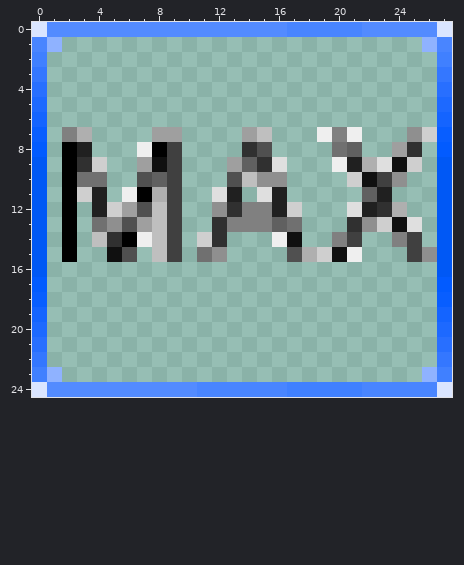
Pixel-art sprite: trunk/sources/modules/client/tools/dataprocesstool/src/main/resources/Images/Bouton-AdT-28_max_sur.png. The picture above is the old version.
The file is 28x25 pixels. Colours within 5 levels of each other are drawn and written as one.
Once edited:
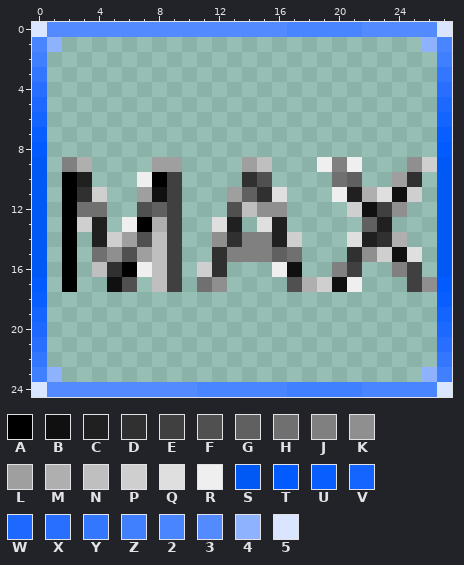
Palette (. is transparent): A #000000  B #101010  C #202020  D #303030  E #404040  F #505050  G #606060  H #707070  J #808080  K #8f8f8f  L #9f9f9f  M #afafaf  N #bfbfbf  P #cfcfcf  Q #dfdfdf  R #efefef  S #0058f5  T #025bff  U #085eff  V #1464ff  W #1d69ff  X #286fff  Y #3477ff  Z #4080ff  2 #4985ff  3 #538bff  4 #8fb2ff  5 #dae5ff
What changed:
@@ x 0..27 @@
  6 V..........................V
- 7 U.JM....LL....LN...RJR...KPU
- 8 T.AC...RAE....DF....HG..LD.T
- 9 S.ADP..LBE...LGDQ...RCMQBP.S
-10 S.AHH..FGE...FNKK....PBEK..S
-11 S.APC.RAME..QC.QC.....GC...S
-12 S.A.CPLFNE..KDJJCP...QCDM..S
-13 S.A.HKFLNE..DJJJGH...DKPBQ.S
-14 S.A.NDARNE.PD...RB..JE..JE.S
-15 S.A..BF.NE.HK....FMPBR...EKS
-16 S..........................S
-17 T..........................T
+ 7 U..........................U
+ 8 T..........................T
+ 9 S.JM....LL....LN...RJR...KPS
+10 S.AC...RAE....DF....HG..LD.S
+11 S.ADP..LBE...LGDQ...RCMQBP.S
+12 S.AHH..FGE...FNKK....PBEK..S
+13 S.APC.RAME..QC.QC.....GC...S
+14 S.A.CPLFNE..KDJJCP...QCDM..S
+15 S.A.HKFLNE..DJJJGH...DKPBQ.S
+16 S.A.NDARNE.PD...RB..JE..JE.S
+17 T.A..BF.NE.HK....FMPBR...EKT
 18 U..........................U
Pixel boxes of the changes (left, top, right, bottom) in both pictures:
changed: (62, 127, 437, 292)
